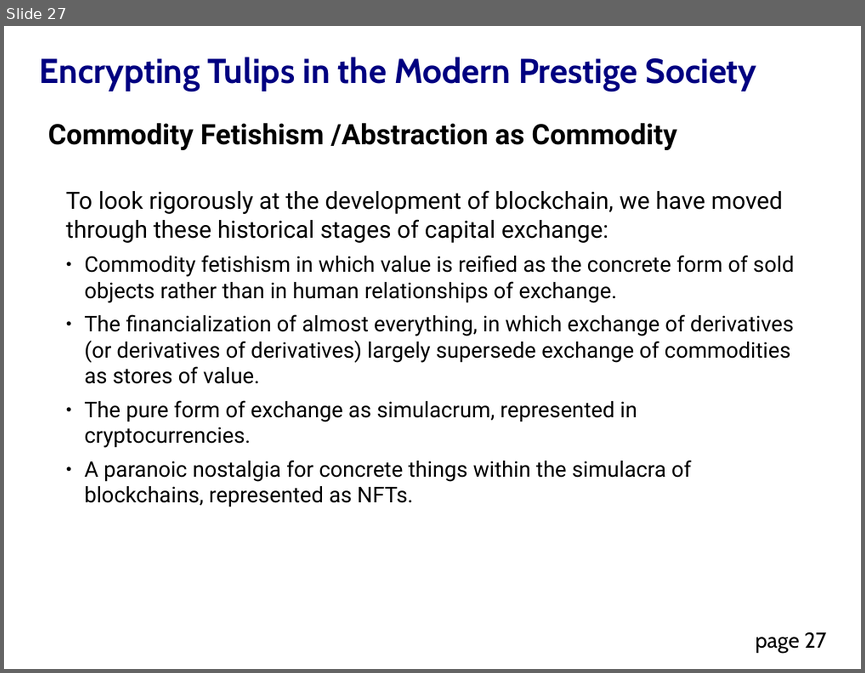
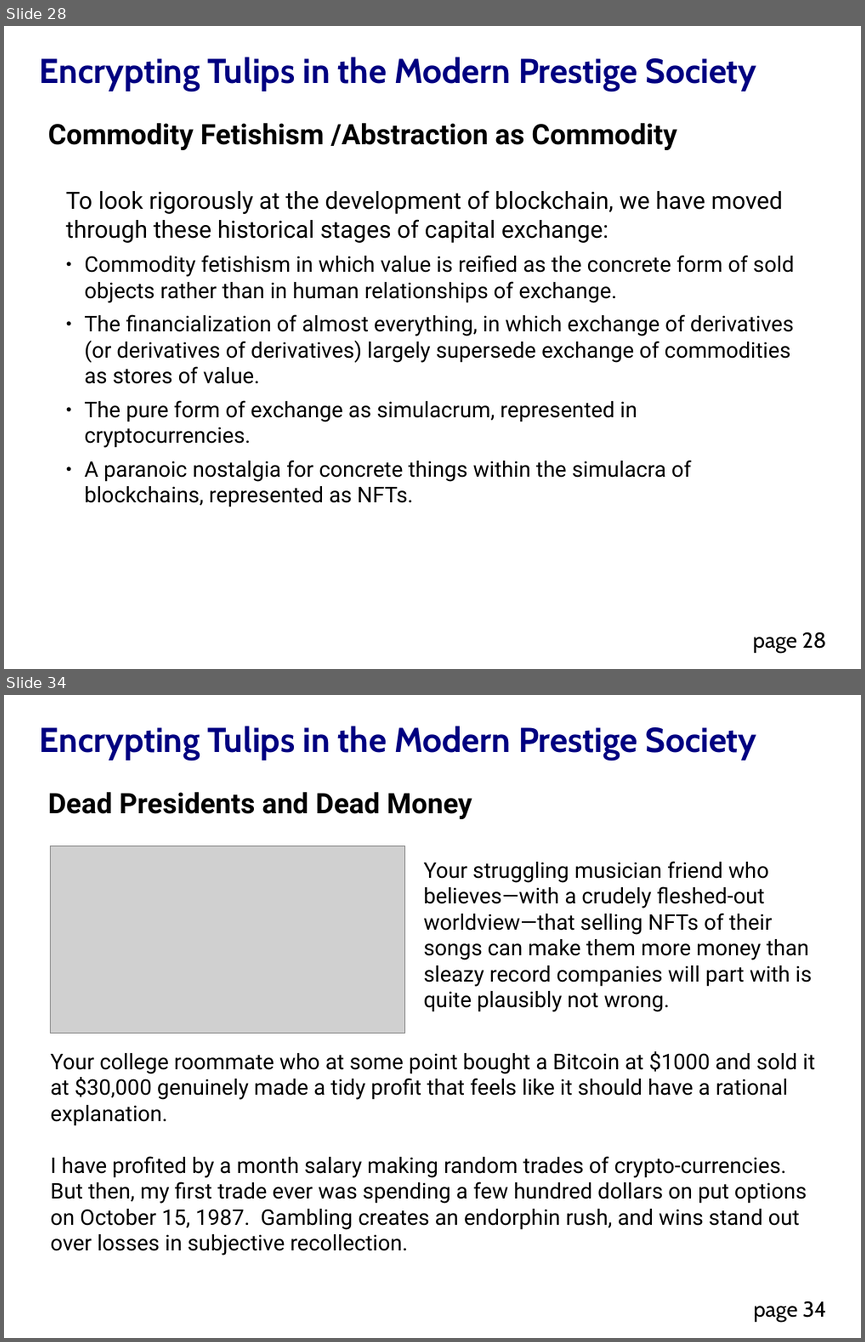
Before and after one commit to DavidMertz/Encrypting_Tulips, a slide deck: Encrypting_Tulips.odp. Shown one above the other, each under a label of ours: slide 27 before the commit, slides 28 and 34 after it; the slides between them are not shown. The pictures are 865x673 and 865x1342 pixels, drawn with LibreOffice and Linux fonts; fonts in the diff are those of the drawing; grey boxes stand for pictures. Boxes give left, top, right and bottom in pixels: in the first picture for what was removed or moved away, otherwise in the second. Text is boxed around its words. In the diff, an @@ line names an element or a change of style, - is before the commit and + after.

```diff
--- a/Encrypting_Tulips.odp
+++ b/Encrypting_Tulips.odp
@@ slide 34 added at box(4, 695, 861, 1338), background #FFFFFF; not listed: 2 template elements that a slide beside it also shows @@
@@ text added at box(48, 792, 472, 819), 26 pt, text #000000, bold @@
+Dead Presidents and Dead Money
@@ picture added at box(50, 845, 404, 1033) @@
@@ text added at box(424, 861, 812, 1012), 20 pt, text #000000 @@
+Your struggling musician friend who believes—with a crudely fleshed-out worldview—that selling NFTs of their songs can make them more money than sleazy record companies will part with is quite plausibly not wrong.
@@ text added at box(51, 1051, 815, 1255), 20 pt, text #000000 @@
+Your college roommate who at some point bought a Bitcoin at $1000 and sold it at $30,000 genuinely made a tidy profit that feels like it should have a rational explanation.
+I have profited by a month salary making random trades of crypto-currencies. But then, my first trade ever was spending a few hundred dollars on put options on October 15, 1987. Gambling creates an endorphin rush, and wins stand out over losses in subjective recollection.
@@ what was slide 27 is now slide 28 @@
@@ page number at box(753, 632, 827, 652): text changed @@
-page 27
+page 28
```
Also in this commit, not shown: 5 slides changed, 5 other slides added, 1 slide removed, 5 other files.
